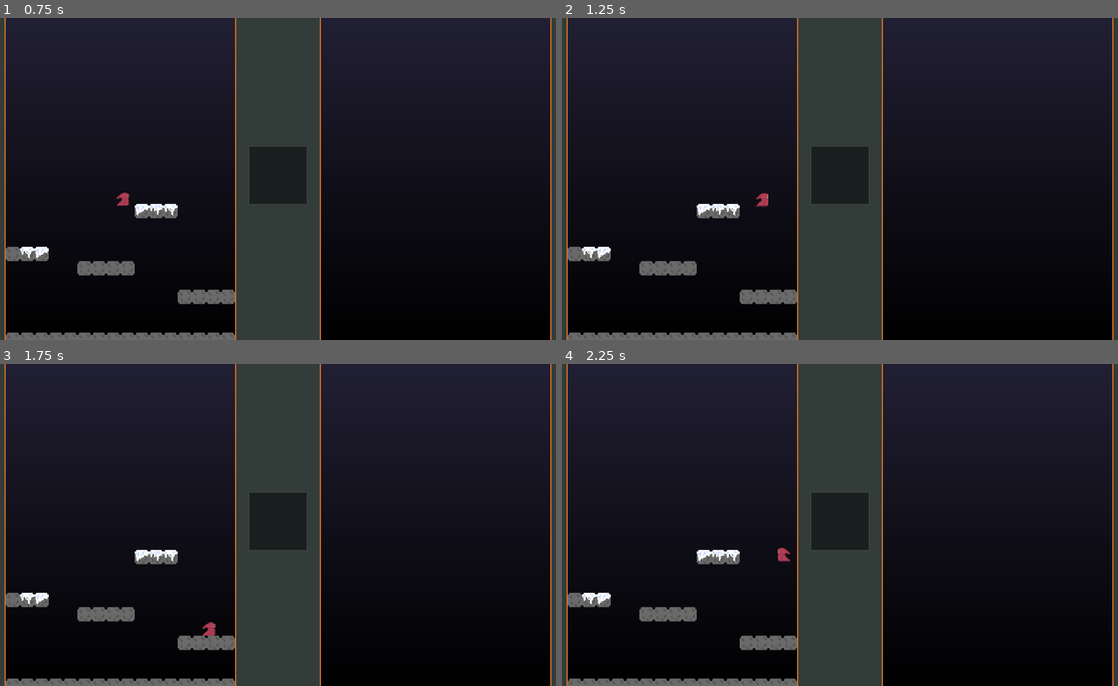
Above: before the commit, frames 1-4 (two rows, left to right).
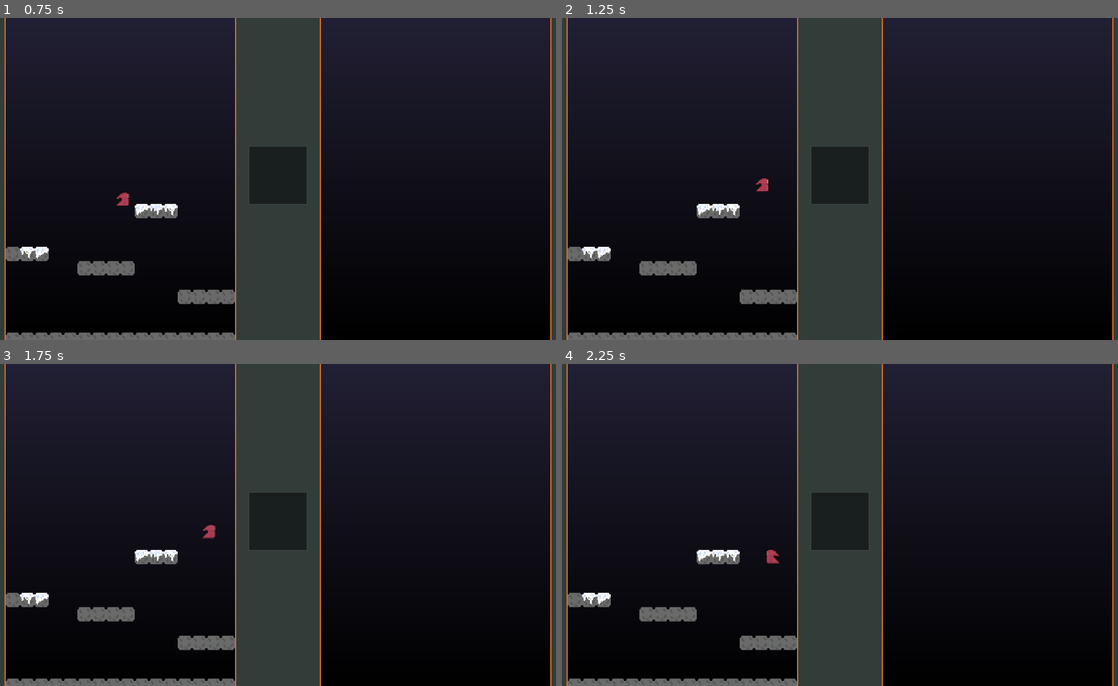
Above: after the commit, the same moments.

Repository: NaetharuCodes/TowerPlatformer
Game: Godot game, scene res://scenes/levels/sandbox.tscn
The game is run twice, just before and just after one commit, with the same random seed, the same clock (stepped at 60 frames per second) and the same inputs.
Inputs:
- Up to frame 1 (0.75 s): tap Enter at 0.5 s; hold D (move_right) from 0.53 s (still down); hold Space (jump) from 0.53 s (still down)
- Up to frame 2 (1.25 s): keep holding D (move_right); keep holding Space (jump)
- Up to frame 3 (1.75 s): keep holding D (move_right); release Space (jump) at 1.28 s; tap Space (jump) at 1.35, 1.52 s
- Up to frame 4 (2.25 s): tap Space (jump) at 1.82 s; release D (move_right) at 2.03 s; hold A (move_left) from 2.03 s (still down); hold Space (jump) from 2.03 s (still down)

Frame 1 is identical in both runs. In frame 2, 0.2% of the frame differs, in the area x 34-38%, y 49-59%; in frame 3, 0.2%, in the area x 36-39%, y 49-85%; in frame 4, 0.2%.

Commit message:
Add foat speed

Diff:
--- a/scripts/player.gd
+++ b/scripts/player.gd
@@ -18,8 +18,12 @@
 
 # Jump
 @export var jump_power: float = 400.0
+
+# Special Moves
 @export var wall_push: float = 150.0
 var wall_jump_tokens: int = 1
+
+@export var float_speed: float = 20.0
 
 func _physics_process(delta: float) -> void:
 
@@ -40,7 +44,10 @@
 
 	if not is_on_floor():
 		velocity.y += gravity * delta
-		velocity.y = min(velocity.y, max_fall_speed)
+		if Input.is_action_pressed("jump"):
+			velocity.y = min(velocity.y, float_speed)
+		else:
+			velocity.y = min(velocity.y, max_fall_speed)
 
 	var direction = Input.get_axis("move_left", "move_right")
 
